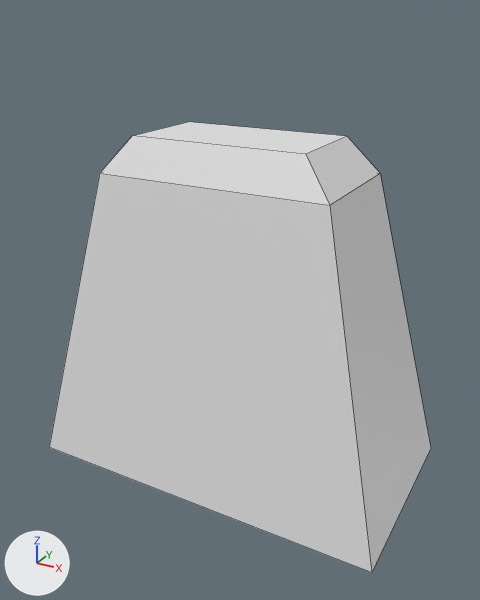
What one commit did to the Blender file Assets/Models/Ship.blend.
Rendered twice from a camera (50 mm lens) standing at (2.6, -4.72, 2.43) and looking at (0.06, -0.1, 0.13). The lights are fixed; the arrows at lower left show +X, +Y and +Z. Mesh edges are drawn as thin lines.

In view in the first picture: 'Ship'.
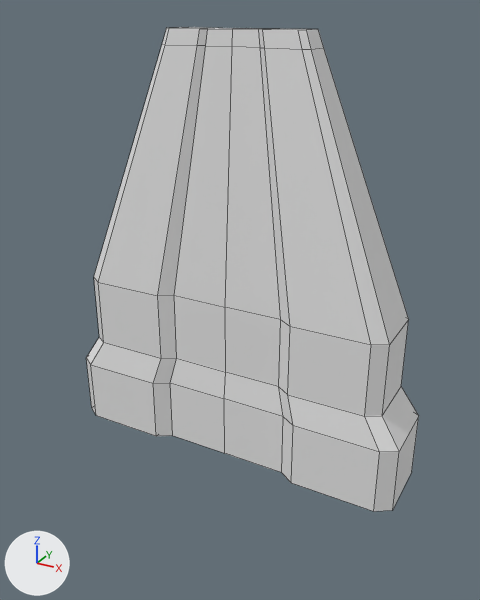
What differs and where, as boxes [x1, y1, x2, y2] in the pictures (480 x 600 px):
'Ship', reshaped, rescaled, modifiers changed (13% narrower, 7% taller)
    before: [49, 122, 431, 573]
    after: [86, 27, 419, 511]

Patch to the scene script:
```diff
--- a/Assets/Models/Ship.blend.py
+++ b/Assets/Models/Ship.blend.py
@@ me_plane_001 @@
 # used by ob_ship; location = (0.0, 0.0, 0.0)
-me_plane_001.from_pydata(...)  # 12 vertices, 10 faces; spans x -1.64..1.64, y -0.89..0.89, z -1.5..1.5
+me_plane_001.from_pydata(...)  # 72 vertices, 70 faces; spans x 0.0..2.74, y -0.64..1.35, z -2.36..3.92
+# me_plane_001 part 1: the whole mesh is rebuilt
@@ ob_ship @@
 ob_ship.location = (0.0, 0.0, 0.0)
+ob_ship.scale = (0.584, 0.584, 0.584)
+_m = ob_ship.modifiers.new('Mirror', 'MIRROR')
```
